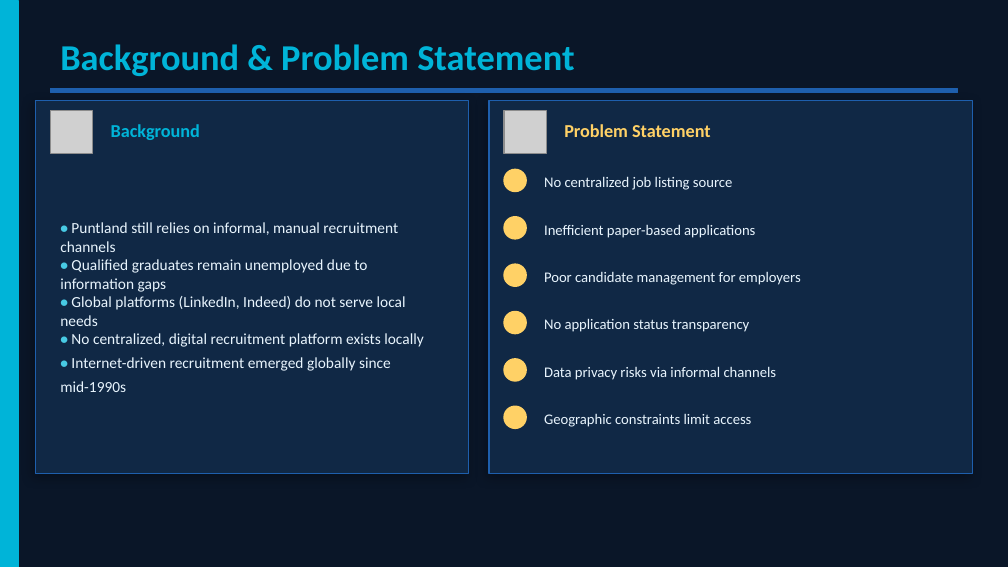
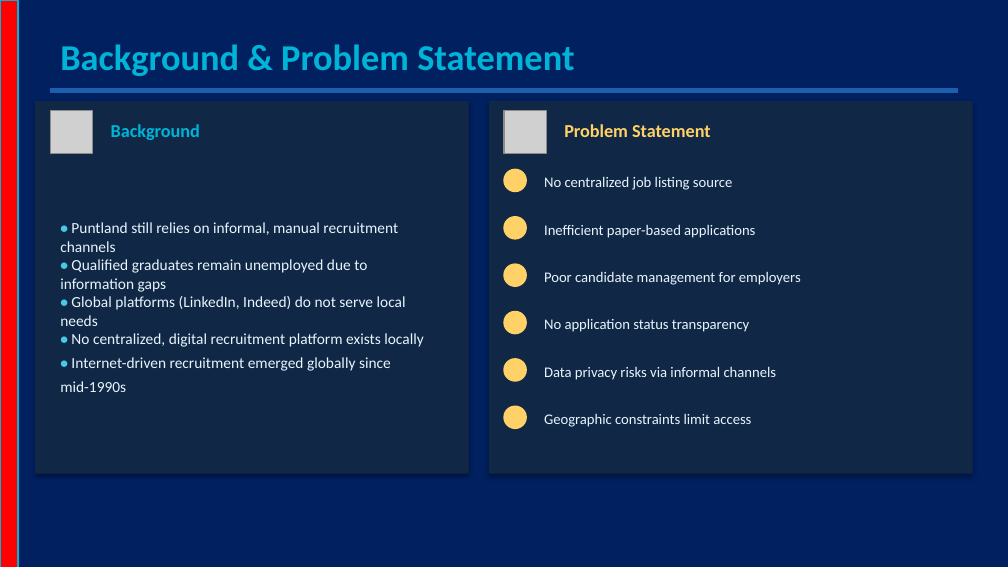
Before and after one commit to ayuu78fge2dy2tswg76fty/jobs, a slide deck: slide 2 of docoments/Fursad.pptx. Drawn at 1008x567 pixels with LibreOffice and Linux fonts; fonts in the diff are those of the drawing; grey boxes stand for pictures. Boxes give left, top, right and bottom in pixels: in the first picture for what was removed or moved away, otherwise in the second. Text is boxed around its words. In the diff, an @@ line names an element or a change of style, - is before the commit and + after.

```diff
--- a/docoments/Fursad.pptx
+++ b/docoments/Fursad.pptx
@@ background #0A1628 to #002060 @@
@@ rectangle at (0,1,18,567): fill #00B4D8 to #FF0000 @@
@@ rectangle at (35,101,469,474): outline #1E5FAD 1 pt to none; shadow changed @@
@@ rectangle at (489,101,973,474): outline #1E5FAD 1 pt to none; shadow changed @@
```
Also in this commit, not shown: 20 other slides changed, 2 slides added, 23 other files.
